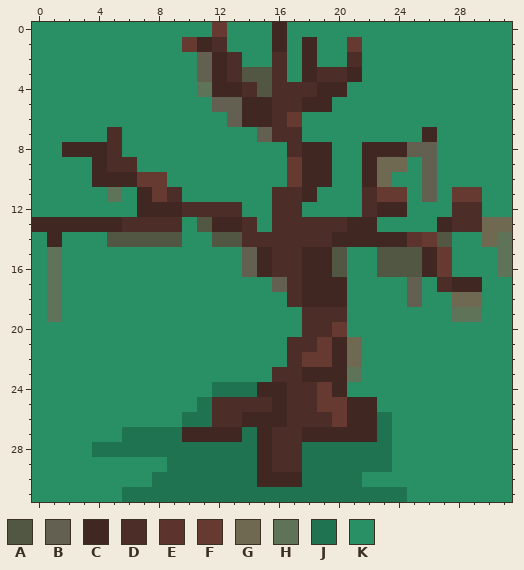
One commit to this pixel-art file: aseprites/tree.aseprite. Above: the version before the commit.
32x32 pixels, 1 frame. Colours within 5 levels of each other are drawn and written as one.
Palette (. is transparent): A #515743  B #636051  C #412722  D #4c2d27  E #5d342d  F #663931  G #706952  H #5e7357  J #1f7350  K #298f65
The result:
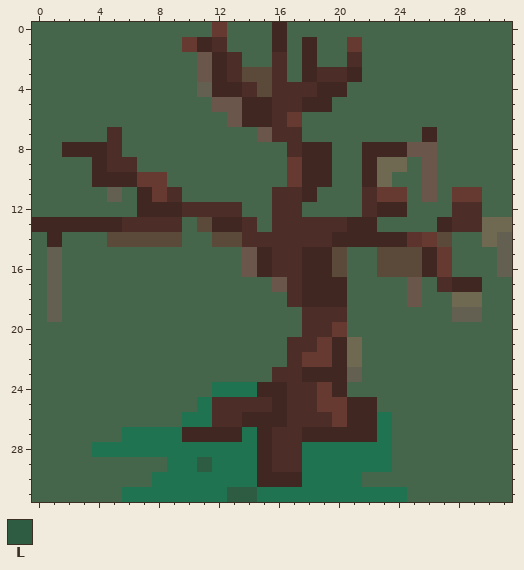
Colours new in this view: L #2e5c42
From old to new:
{"change": "layer \"Layer 1 #3\" added"}
{"colour":"A","old":"#515743","new":"#5b493a"}
{"colour":"B","old":"#636051","new":"#6a564a"}
{"colour":"H","old":"#5e7357","new":"#636051"}
{"colour":"K","old":"#298f65","new":"#46664c"}
{"where": "layer \"Layer 1 #3\""}
{"y":29,"x":11,"old":"J","new":"L"}
{"y":31,"x":13,"old":"JJ","new":"LL"}
{"label":"changed","picture_box":[32,22,512,502]}
